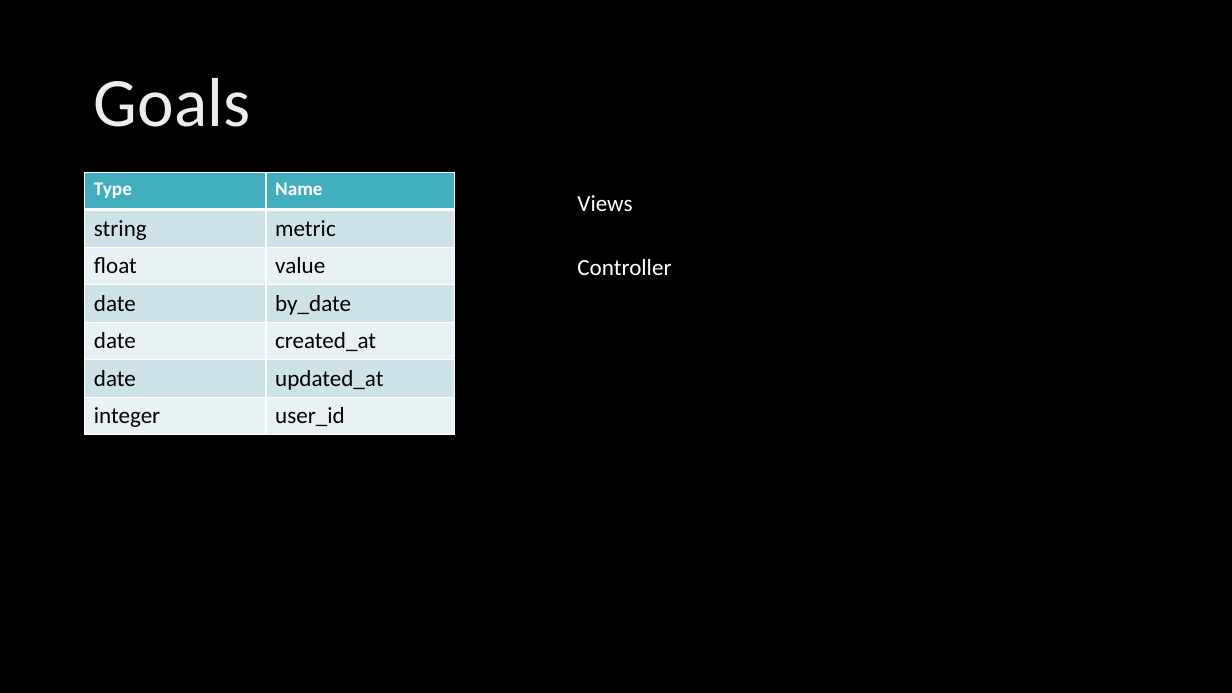
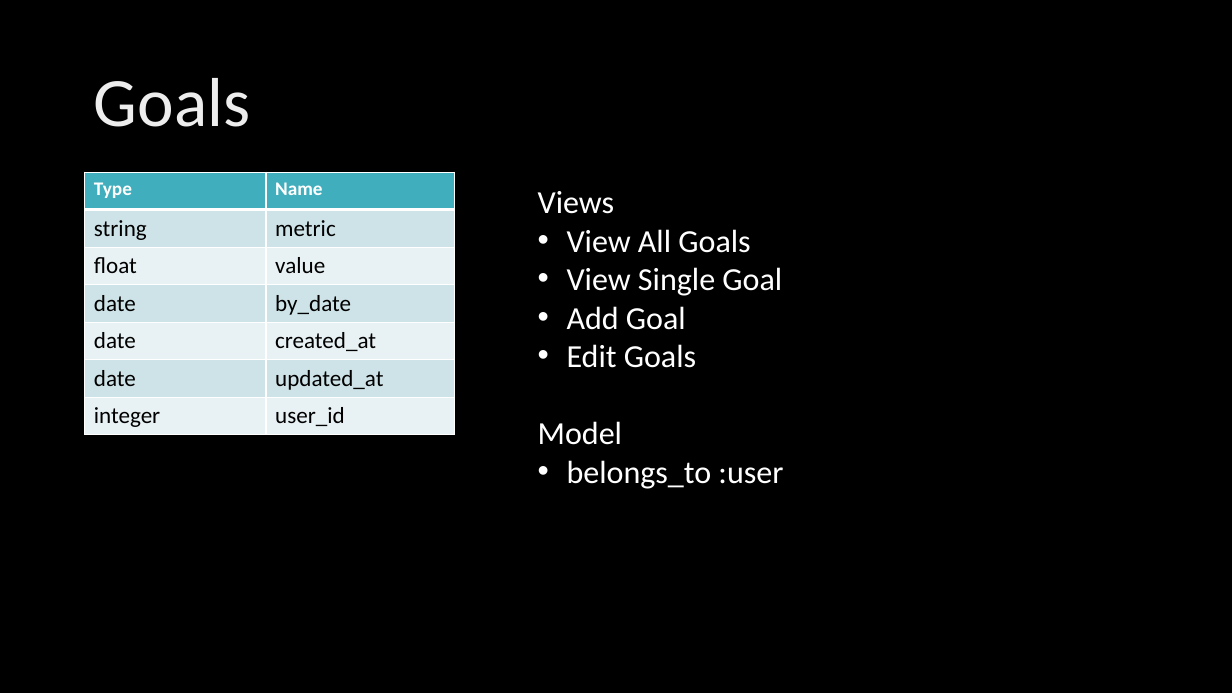
Before and after one commit to kylambouldin/CSE3901-FinalProject, a slide deck: slide 11 of Presentation.pptx. Drawn at 1232x693 pixels with LibreOffice and Linux fonts; fonts in the diff are those of the drawing; background and template pictures are left out. Boxes give left, top, right and bottom in pixels: in the first picture for what was removed or moved away, otherwise in the second. Text is boxed around its words. In the diff, an @@ line names an element or a change of style, - is before the commit and + after.

```diff
--- a/Presentation.pptx
+++ b/Presentation.pptx
@@ text added at (538,191,783,489), 25 pt, text #FFFFFF @@
+Views
+• View All Goals
+• View Single Goal
+• Add Goal
+• Edit Goals
+Model
+• belongs_to :user
@@ text removed at (577,195,632,211) @@
-Views
@@ text removed at (577,259,671,275) @@
-Controller
```
Also in this commit, not shown: 4 other slides changed.
